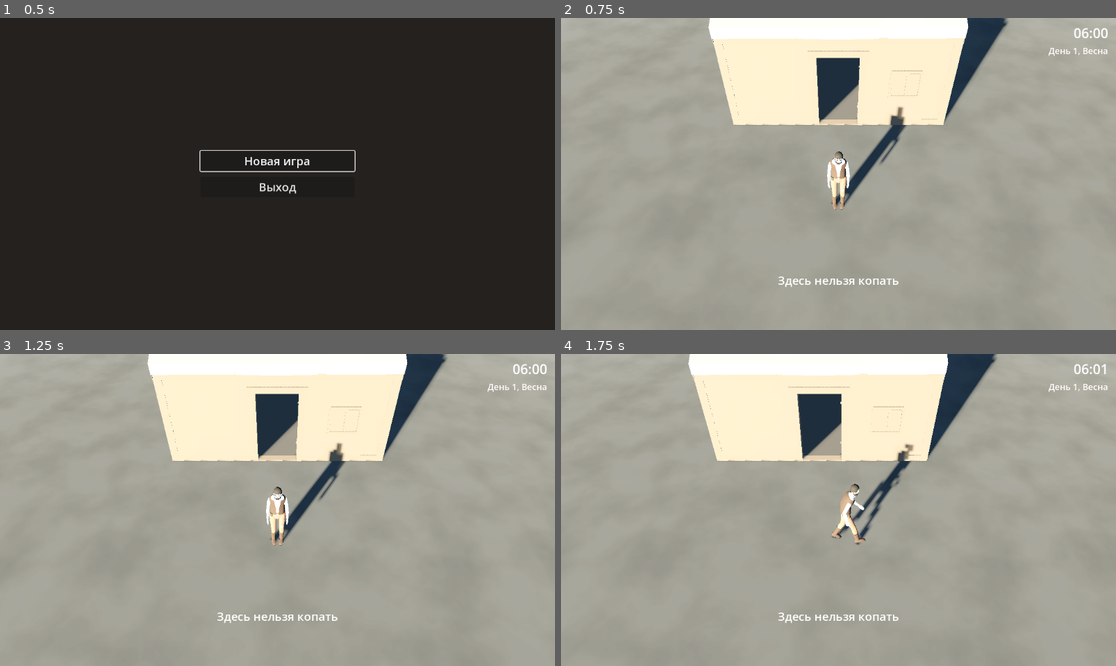
Above: before the commit, frames 1-4 (two rows, left to right).
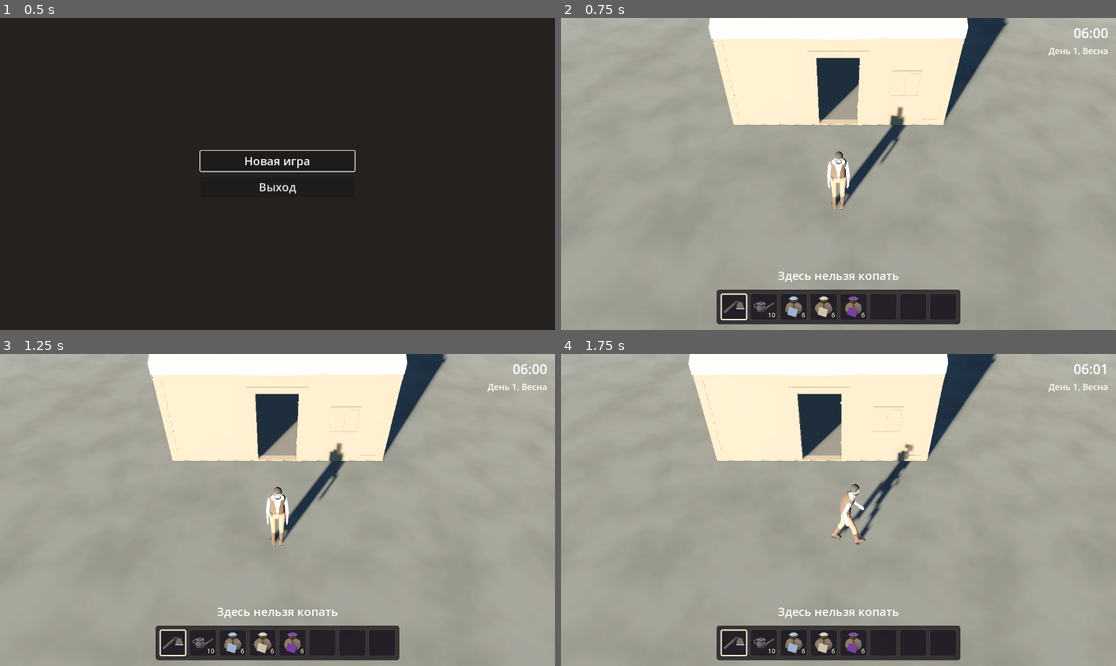
Above: after the commit, the same moments.

Repository: fea203456/Claude-
Game: Godot game, scene res://scenes/ui/main_menu.tscn
Same seed, same stepped clock (60 frames per second), same inputs: the game is played once before the commit and once after it.
Inputs (mouse positions are in pixels of both pictures, inside the frame that each line leads up to):
- Up to frame 1 (0.5 s): no input
- Up to frame 2 (0.75 s): click "Новая игра" at 0.5 s
- Up to frame 3 (1.25 s): no input
- Up to frame 4 (1.75 s): tap Enter at 1.25 s; move the mouse to (960, 494) at 1.27 s; hold D (move_right) from 1.28 s (still down); tap Mouse wheel up (camera_zoom_in) at 1.35 s; click (960, 494) at 1.42 s; tap Mouse wheel down (camera_zoom_out) at 1.55 s

Frame 1 is identical in both runs. In frame 2, 5.3% of the frame differs, in the area x 28-72%, y 81-99%; in frame 3, 5.3%; in frame 4, 5.3%.

Commit message:
Ферма: панель инвентаря
Co-Authored-By: Claude Sonnet 5.5 <noreply@anthropic.com>
Claude-Session: https://claude.ai/code/session_01799EQgMrSxx1d7nx5NPXL8

Diff:
--- a/game/project.godot
+++ b/game/project.godot
@@ -74,3 +74,43 @@
 "deadzone": 0.5,
 "events": [Object(InputEventKey,"resource_local_to_scene":false,"resource_name":"","device":-1,"window_id":0,"alt_press …(353 unchanged characters)…
 }
+hotbar_1={
+"deadzone": 0.5,
+"events": [Object(InputEventKey,"resource_local_to_scene":false,"resource_name":"","device":-1,"window_id":0,"alt_pressed":false,"shift_pressed":false,"ctrl_pressed":false,"meta_pressed":false,"pressed":false,"keycode":0,"physical_keycode":49,"key_label":0,"unicode":0,"location":0,"echo":false,"script":null)]
+}
+hotbar_2={
+"deadzone": 0.5,
+"events": [Object(InputEventKey,"resource_local_to_scene":false,"resource_name":"","device":-1,"window_id":0,"alt_pressed":false,"shift_pressed":false,"ctrl_pressed":false,"meta_pressed":false,"pressed":false,"keycode":0,"physical_keycode":50,"key_label":0,"unicode":0,"location":0,"echo":false,"script":null)]
+}
+hotbar_3={
+"deadzone": 0.5,
+"events": [Object(InputEventKey,"resource_local_to_scene":false,"resource_name":"","device":-1,"window_id":0,"alt_pressed":false,"shift_pressed":false,"ctrl_pressed":false,"meta_pressed":false,"pressed":false,"keycode":0,"physical_keycode":51,"key_label":0,"unicode":0,"location":0,"echo":false,"script":null)]
+}
+hotbar_4={
+"deadzone": 0.5,
+"events": [Object(InputEventKey,"resource_local_to_scene":false,"resource_name":"","device":-1,"window_id":0,"alt_pressed":false,"shift_pressed":false,"ctrl_pressed":false,"meta_pressed":false,"pressed":false,"keycode":0,"physical_keycode":52,"key_label":0,"unicode":0,"location":0,"echo":false,"script":null)]
+}
+hotbar_5={
+"deadzone": 0.5,
+"events": [Object(InputEventKey,"resource_local_to_scene":false,"resource_name":"","device":-1,"window_id":0,"alt_pressed":false,"shift_pressed":false,"ctrl_pressed":false,"meta_pressed":false,"pressed":false,"keycode":0,"physical_keycode":53,"key_label":0,"unicode":0,"location":0,"echo":false,"script":null)]
+}
+hotbar_6={
+"deadzone": 0.5,
+"events": [Object(InputEventKey,"resource_local_to_scene":false,"resource_name":"","device":-1,"window_id":0,"alt_pressed":false,"shift_pressed":false,"ctrl_pressed":false,"meta_pressed":false,"pressed":false,"keycode":0,"physical_keycode":54,"key_label":0,"unicode":0,"location":0,"echo":false,"script":null)]
+}
+hotbar_7={
+"deadzone": 0.5,
+"events": [Object(InputEventKey,"resource_local_to_scene":false,"resource_name":"","device":-1,"window_id":0,"alt_pressed":false,"shift_pressed":false,"ctrl_pressed":false,"meta_pressed":false,"pressed":false,"keycode":0,"physical_keycode":55,"key_label":0,"unicode":0,"location":0,"echo":false,"script":null)]
+}
+hotbar_8={
+"deadzone": 0.5,
+"events": [Object(InputEventKey,"resource_local_to_scene":false,"resource_name":"","device":-1,"window_id":0,"alt_pressed":false,"shift_pressed":false,"ctrl_pressed":false,"meta_pressed":false,"pressed":false,"keycode":0,"physical_keycode":56,"key_label":0,"unicode":0,"location":0,"echo":false,"script":null)]
+}
+hotbar_prev={
+"deadzone": 0.5,
+"events": [Object(InputEventJoypadButton,"resource_local_to_scene":false,"resource_name":"","device":-1,"button_index":13,"pressure":0.0,"pressed":false,"script":null)]
+}
+hotbar_next={
+"deadzone": 0.5,
+"events": [Object(InputEventJoypadButton,"resource_local_to_scene":false,"resource_name":"","device":-1,"button_index":14,"pressure":0.0,"pressed":false,"script":null)]
+}
--- /dev/null
+++ b/game/scenes/ui/hotbar.tscn
@@ -0,0 +1,19 @@
+[gd_scene load_steps=2 format=3]
+
+[ext_resource type="Script" path="res://scripts/ui/hotbar.gd" id="1"]
+
+[node name="Hotbar" type="Control"]
+layout_mode = 3
+anchors_preset = 7
+anchor_left = 0.5
+anchor_top = 1.0
+anchor_right = 0.5
+anchor_bottom = 1.0
+offset_left = -253.0
+offset_top = -84.0
+offset_right = 253.0
+offset_bottom = -12.0
+grow_horizontal = 2
+grow_vertical = 0
+mouse_filter = 2
+script = ExtResource("1")
--- a/game/scenes/ui/hud.tscn
+++ b/game/scenes/ui/hud.tscn
@@ -1,6 +1,7 @@
-[gd_scene load_steps=2 format=3]
+[gd_scene load_steps=3 format=3]
 
 [ext_resource type="Script" path="res://scripts/ui/hud.gd" id="1"]
+[ext_resource type="PackedScene" path="res://scenes/ui/hotbar.tscn" id="2"]
 
 [node name="Hud" type="CanvasLayer"]
 script = ExtResource("1")
@@ -34,12 +35,13 @@
 anchor_right = 0.5
 anchor_bottom = 1.0
 offset_left = -200.0
-offset_top = -120.0
+offset_top = -200.0
 offset_right = 200.0
-offset_bottom = -80.0
+offset_bottom = -96.0
 grow_horizontal = 2
 grow_vertical = 0
 horizontal_alignment = 1
+vertical_alignment = 2
 auto_translate_mode = 2
 theme_override_font_sizes/font_size = 24
 
@@ -57,3 +59,5 @@
 auto_translate_mode = 2
 theme_override_colors/font_color = Color(0.741, 0.655, 0.58, 1)
 theme_override_font_sizes/font_size = 22
+
+[node name="Hotbar" parent="." instance=ExtResource("2")]
--- /dev/null
+++ b/game/scripts/ui/hotbar.gd
@@ -0,0 +1,141 @@
+class_name Hotbar
+extends Control
+## Панель инвентаря: 8 ячеек с иконкой и подписью, подсветка выбранной, выбор клавишами 1–8
+## и D-pad влево/вправо. Инвентарь и базу раздаёт GameFlow после _ready, поэтому всё
+## обновляется из сеттеров; без инвентаря панель пустая и ничего не делает.
+
+const SLOT_SIZE := 56.0
+const ICON_SIZE := 48.0
+const GAP := 6.0
+const PAD := 8.0
+const COLOR_PANEL := Color(0.05, 0.04, 0.06, 0.72)
+const COLOR_SLOT := Color(0.13, 0.11, 0.14, 0.85)
+const COLOR_EDGE := Color(0.32, 0.28, 0.32, 1.0)
+const COLOR_SELECTED_EDGE := Color(0.93, 0.89, 0.78, 1.0)
+const COLOR_TEXT := Color(0.93, 0.89, 0.82, 1.0)
+
+var inventory: Inventory:
+	set(value):
+		if inventory != null and inventory.changed.is_connected(_refresh):
+			inventory.changed.disconnect(_refresh)
+		inventory = value
+		if inventory != null:
+			inventory.changed.connect(_refresh)
+		_refresh()
+var db: ContentDB:
+	set(value):
+		db = value
+		_refresh()
+
+var _frames: Array[Panel] = []
+var _icons: Array[TextureRect] = []
+var _counts: Array[Label] = []
+var _style_normal: StyleBoxFlat
+var _style_selected: StyleBoxFlat
+
+
+func _ready() -> void:
+	mouse_filter = Control.MOUSE_FILTER_IGNORE
+	_style_normal = _slot_style(COLOR_EDGE, 1)
+	_style_selected = _slot_style(COLOR_SELECTED_EDGE, 3)
+	var back := Panel.new()
+	back.mouse_filter = Control.MOUSE_FILTER_IGNORE
+	back.set_anchors_preset(Control.PRESET_FULL_RECT)
+	var back_style := StyleBoxFlat.new()
+	back_style.bg_color = COLOR_PANEL
+	back_style.set_corner_radius_all(6)
+	back.add_theme_stylebox_override("panel", back_style)
+	add_child(back)
+	for i in Inventory.SLOTS:
+		var frame := Panel.new()
+		frame.mouse_filter = Control.MOUSE_FILTER_IGNORE
+		frame.position = Vector2(PAD + i * (SLOT_SIZE + GAP), PAD)
+		frame.size = Vector2(SLOT_SIZE, SLOT_SIZE)
+		add_child(frame)
+		var icon := TextureRect.new()
+		icon.mouse_filter = Control.MOUSE_FILTER_IGNORE
+		icon.expand_mode = TextureRect.EXPAND_IGNORE_SIZE
+		icon.stretch_mode = TextureRect.STRETCH_KEEP_ASPECT_CENTERED
+		icon.position = Vector2.ONE * ((SLOT_SIZE - ICON_SIZE) / 2.0)
+		icon.size = Vector2.ONE * ICON_SIZE
+		frame.add_child(icon)
+		var count := Label.new()
+		count.mouse_filter = Control.MOUSE_FILTER_IGNORE
+		count.set_anchors_preset(Control.PRESET_FULL_RECT)
+		count.offset_right = -4.0
+		count.offset_bottom = -1.0
+		count.horizontal_alignment = HORIZONTAL_ALIGNMENT_RIGHT
+		count.vertical_alignment = VERTICAL_ALIGNMENT_BOTTOM
+		count.add_theme_font_size_override("font_size", 14)
+		count.add_theme_color_override("font_color", COLOR_TEXT)
+		count.add_theme_color_override("font_outline_color", Color(0, 0, 0, 0.9))
+		count.add_theme_constant_override("outline_size", 4)
+		frame.add_child(count)
+		_frames.append(frame)
+		_icons.append(icon)
+		_counts.append(count)
+	_refresh()
+
+
+func slot_icon(i: int) -> Texture2D:
+	if inventory == null or db == null:
+		return null
+	var id := String(inventory.slot(i).get("id", ""))
+	if id == "":
+		return null
+	var def := db.item(id)
+	return def.icon if def != null else null
+
+
+## Количество (если > 1), запас воды для лейки, «?» для неизвестного предмета.
+func slot_text(i: int) -> String:
+	if inventory == null:
+		return ""
+	var s := inventory.slot(i)
+	if s.is_empty():
+		return ""
+	var def: ItemDef = db.item(String(s["id"])) if db != null else null
+	if def == null:
+		return "?"
+	if def.tool == &"can":
+		return str(inventory.can_water)
+	var n := int(s.get("count", 1))
+	return str(n) if n > 1 else ""
+
+
+func is_slot_selected(i: int) -> bool:
+	return inventory != null and inventory.selected == i
+
+
+func _unhandled_input(event: InputEvent) -> void:
+	if inventory == null or event is InputEventMouse:
+		return
+	if event.is_action_pressed(&"hotbar_prev"):
+		inventory.select_prev()
+	elif event.is_action_pressed(&"hotbar_next"):
+		inventory.select_next()
+	else:
+		for i in Inventory.SLOTS:
+			if event.is_action_pressed(StringName("hotbar_%d" % (i + 1))):
+				inventory.select(i)
+				get_viewport().set_input_as_handled()
+				return
+		return
+	get_viewport().set_input_as_handled()
+
+
+func _slot_style(edge: Color, width: int) -> StyleBoxFlat:
+	var st := StyleBoxFlat.new()
+	st.bg_color = COLOR_SLOT
+	st.border_color = edge
+	st.set_border_width_all(width)
+	st.set_corner_radius_all(4)
+	return st
+
+
+func _refresh() -> void:
+	for i in _frames.size():
+		_frames[i].add_theme_stylebox_override(
+			"panel", _style_selected if is_slot_selected(i) else _style_normal)
+		_icons[i].texture = slot_icon(i)
+		_counts[i].text = slot_text(i)
--- /dev/null
+++ b/game/tests/test_hotbar.gd
@@ -0,0 +1,224 @@
+extends RefCounted
+## Панель инвентаря: иконки, подписи, подсветка, ввод hotbar_*, пауза, раскладка в HUD.
+
+const HOTBAR := "res://scenes/ui/hotbar.tscn"
+const HUD := "res://scenes/ui/hud.tscn"
+const FARM := "res://scenes/world/farm_test.tscn"
+
+var _db: ContentDB
+
+
+func _tree() -> SceneTree:
+	return Engine.get_main_loop() as SceneTree
+
+
+func _content() -> ContentDB:
+	if _db == null:
+		_db = ContentDB.load_default()
+	return _db
+
+
+func _inv() -> Inventory:
+	var inv := Inventory.new()
+	inv.db = _content()
+	inv.reset_to_starter()
+	return inv
+
+
+## Панель с розданными инвентарём и базой, уже в дереве.
+func _bar(inv: Inventory) -> Hotbar:
+	var bar := (load(HOTBAR) as PackedScene).instantiate() as Hotbar
+	_tree().root.add_child(bar)
+	bar.db = _content()
+	bar.inventory = inv
+	return bar
+
+
+func _action(name: String) -> InputEventAction:
+	var ev := InputEventAction.new()
+	ev.action = name
+	ev.pressed = true
+	return ev
+
+
+func test_input_map_has_hotbar_actions() -> String:
+	for i in 8:
+		var a := "hotbar_%d" % (i + 1)
+		if not InputMap.has_action(a):
+			return "action missing: " + a
+		var ok := false
+		for e in InputMap.action_get_events(a):
+			if e is InputEventKey and (e as InputEventKey).physical_keycode == KEY_1 + i:
+				ok = true
+		if not ok:
+			return a + ": no physical key %d" % (i + 1)
+	for pair in [["hotbar_prev", JOY_BUTTON_DPAD_LEFT], ["hotbar_next", JOY_BUTTON_DPAD_RIGHT]]:
+		if not InputMap.has_action(pair[0]):
+			return "action missing: " + pair[0]
+		var ok := false
+		for e in InputMap.action_get_events(pair[0]):
+			if e is InputEventJoypadButton and (e as InputEventJoypadButton).button_index == pair[1]:
+				ok = true
+		if not ok:
+			return "%s: no d-pad button" % pair[0]
+	for pair in [["camera_zoom_in", JOY_BUTTON_DPAD_UP], ["camera_zoom_out", JOY_BUTTON_DPAD_DOWN]]:
+		var ok := false
+		for e in InputMap.action_get_events(pair[0]):
+			if e is InputEventJoypadButton and (e as InputEventJoypadButton).button_index == pair[1]:
+				ok = true
+		if not ok:
+			return "%s lost its d-pad button" % pair[0]
+	return ""
+
+
+func test_shows_starter_kit() -> String:
+	var bar := _bar(_inv())
+	var texts := ["", "10", "6", "6", "6"]
+	var err := ""
+	for i in 5:
+		if bar.slot_icon(i) == null:
+			err = "slot %d has no icon" % i
+		elif bar.slot_text(i) != texts[i]:
+			err = "slot %d text '%s', expected '%s'" % [i, bar.slot_text(i), texts[i]]
+		if err != "":
+			break
+	if err == "":
+		for i in range(5, 8):
+			if bar.slot_icon(i) != null or bar.slot_text(i) != "":
+				err = "slot %d must be empty" % i
+	bar.free()
+	return err
+
+
+func test_updates_on_change() -> String:
+	var inv := _inv()
+	var bar := _bar(inv)
+	inv.remove_from_slot(2, 1)
+	var a := bar.slot_text(2)
+	inv.use_water()
+	var b := bar.slot_text(1)
+	bar.free()
+	if a != "5":
+		return "seed slot text '%s', expected '5'" % a
+	if b != "9":
+		return "can slot text '%s', expected '9'" % b
+	return ""
+
+
+func test_can_shows_zero() -> String:
+	var inv := _inv()
+	inv.can_water = 0
+	var bar := _bar(inv)
+	var t := bar.slot_text(1)
+	bar.free()
+	return "" if t == "0" else "can text '%s', expected '0'" % t
+
+
+func test_selection_highlight_follows_inventory() -> String:
+	var inv := _inv()
+	var bar := _bar(inv)
+	var err := ""
+	if not bar.is_slot_selected(0) or bar.is_slot_selected(1):
+		err = "initially only slot 0 must be selected"
+	inv.select(3)
+	if err == "" and (bar.is_slot_selected(0) or not bar.is_slot_selected(3)):
+		err = "selection did not follow inventory to slot 3"
+	bar.free()
+	return err
+
+
+func test_hotbar_action_selects_slot() -> String:
+	var inv := _inv()
+	var bar := _bar(inv)
+	bar._unhandled_input(_action("hotbar_3"))
+	var got := inv.selected
+	bar.free()
+	return "" if got == 2 else "selected %d after hotbar_3, expected 2" % got
+
+
+func test_prev_next_wrap() -> String:
+	var inv := _inv()
+	var bar := _bar(inv)
+	bar._unhandled_input(_action("hotbar_prev"))
+	var a := inv.selected
+	bar._unhandled_input(_action("hotbar_next"))
+	var b := inv.selected
+	bar.free()
+	if a != 7:
+		return "prev from 0 gave %d, expected 7" % a
+	return "" if b == 0 else "next from 7 gave %d, expected 0" % b
+
+
+func test_unknown_item_shows_question() -> String:
+	var inv := _inv()
+	inv.from_save({"slots": [{"id": "mystery", "count": 3}], "can_water": 10, "selected": 0})
+	var bar := _bar(inv)
+	var t := bar.slot_text(0)
+	var icon := bar.slot_icon(0)
+	bar.free()
+	if t != "?":
+		return "unknown slot text '%s', expected '?'" % t
+	return "" if icon == null else "unknown slot must have no icon"
+
+
+func test_tolerates_missing_inventory() -> String:
+	var bar := (load(HOTBAR) as PackedScene).instantiate() as Hotbar
+	_tree().root.add_child(bar)
+	var ok := bar.slot_text(0) == "" and bar.slot_icon(0) == null and not bar.is_slot_selected(0)
+	bar._unhandled_input(_action("hotbar_2"))
+	bar.free()
+	return "" if ok else "empty hotbar must show nothing"
+
+
+func test_pause_blocks_hotbar_and_actions() -> String:
+	var w := (load(FARM) as PackedScene).instantiate()
+	_tree().root.add_child(w)
+	await _tree().process_frame
+	var nodes: Array = [w.find_child("Hotbar", true, false),
+		w.find_child("InteractionProbe", true, false), w.find_child("FarmInteractor", true, false)]
+	var err := ""
+	for n in nodes:
+		if n == null:
+			err = "node missing in farm scene"
+	if err == "":
+		_tree().paused = true
+		for n in nodes:
+			if (n as Node).can_process():
+				err = "%s processes while paused" % (n as Node).name
+		_tree().paused = false
+	_tree().paused = false
+	w.free()
+	return err
+
+
+func test_hud_scene_has_hotbar_and_prompt_not_overlapping() -> String:
+	var hud := (load(HUD) as PackedScene).instantiate() as CanvasLayer
+	hud.set("use_global_clock", false)
+	# Раскладка проверяется на 1280×720, а не на размере окна тестового запуска.
+	var port := SubViewport.new()
+	port.size = Vector2i(1280, 720)
+	_tree().root.add_child(port)
+	port.add_child(hud)
+	await _tree().process_frame
+	var bar := hud.find_child("Hotbar", true, false) as Control
+	var prompt := hud.find_child("PromptLabel", true, false) as Label
+	var err := ""
+	if bar == null or prompt == null:
+		err = "Hotbar or PromptLabel missing in hud.tscn"
+	else:
+		prompt.text = "E\nx"
+		prompt.visible = true
+		await _tree().process_frame
+		var view := Rect2(Vector2.ZERO, Vector2(1280, 720))
+		var rb := bar.get_global_rect()
+		var rp := prompt.get_global_rect()
+		if rb.intersects(rp):
+			err = "hotbar %s overlaps prompt %s" % [rb, rp]
+		elif not view.encloses(rb):
+			err = "hotbar %s outside the screen" % rb
+		elif absf(rb.get_center().x - 640.0) > 1.0:
+			err = "hotbar is not horizontally centred: %s" % rb
+		elif rb.position.y < 360.0 + 60.0:
+			err = "hotbar reaches the hero zone: %s" % rb
+	port.free()
+	return err
Not shown, added: game/scripts/ui/hotbar.gd.uid
Not shown, added: game/tests/test_hotbar.gd.uid
